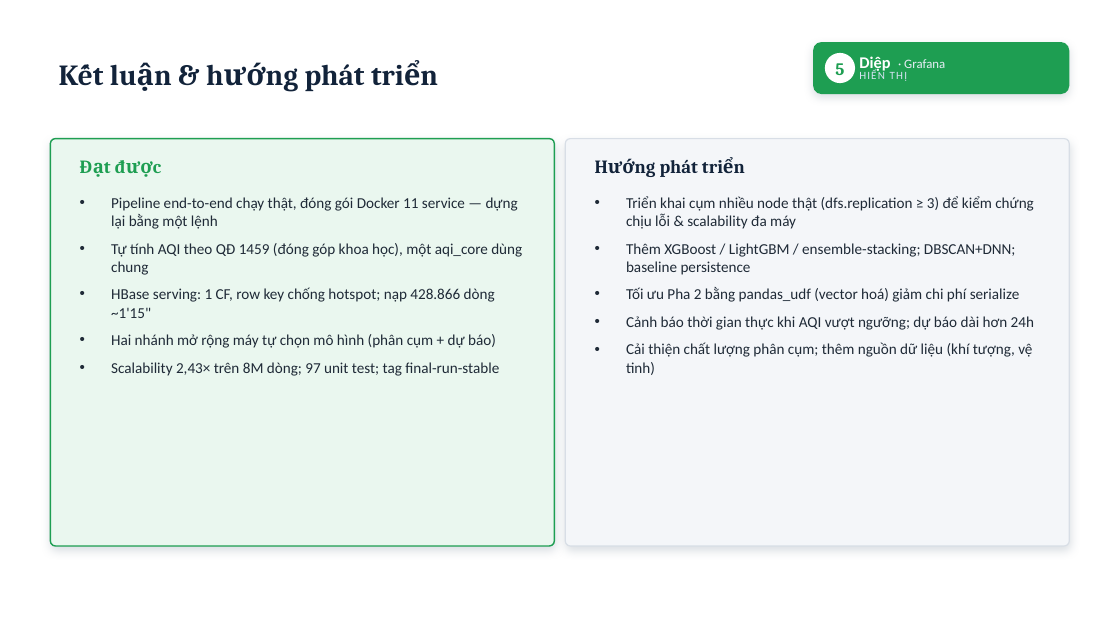
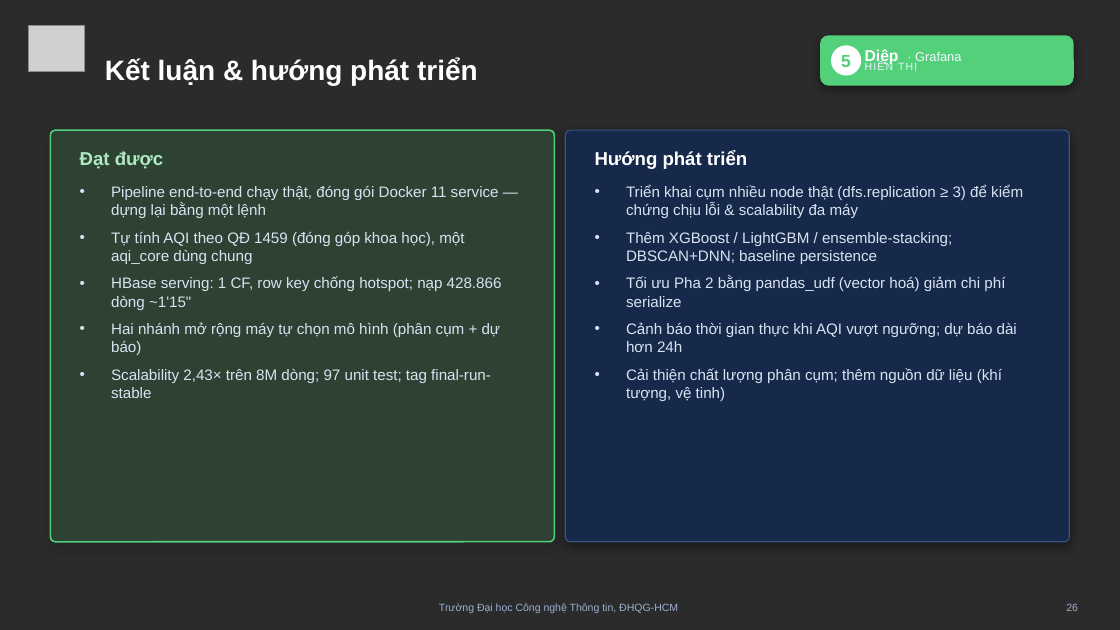
Before and after one commit to khuyn110400/big-data-aqi, a slide deck: slide 26 of docs/slides/Slide_ThuyetTrinh_AQI.pptx (slide 25 before the commit). Drawn at 1120x630 pixels with LibreOffice and Linux fonts; fonts in the diff are those of the drawing; grey boxes stand for pictures; background and template pictures are left out; a plain dark background stands for a picture behind light text. Boxes give left, top, right and bottom in pixels: in the first picture for what was removed or moved away, otherwise in the second. Text is boxed around its words. In the diff, an @@ line names an element or a change of style, - is before the commit and + after.

```diff
--- a/docs/slides/Slide_ThuyetTrinh_AQI.pptx
+++ b/docs/slides/Slide_ThuyetTrinh_AQI.pptx
@@ background #FFFFFF to picture (left out) @@
@@ picture added at box(29, 25, 84, 71) @@
@@ text "Kết luận & hướng phát ...": place and size @@
-text "Kết luận & hướng phát ..." at box(305, 64, 365, 91)
+text "Kết luận & hướng phát ..." at box(105, 58, 478, 85)
@@ text "Kết luận & hướng phát ..." at box(105, 58, 478, 85): size 25 to 24 pt, font Cambria to Arial, text colour #12233A to #FFFFFF @@
@@ rounded rectangle: place and size @@
-rounded rectangle at box(813, 42, 1070, 94)
+rounded rectangle at box(820, 35, 1074, 86)
@@ rounded rectangle at box(820, 35, 1074, 86): fill #1E9E52 to #53D07A; shadow changed; proportions changed @@
@@ 2 texts, 1 ellipse: place and size @@
-2 texts, 1 ellipse at box(825, 53, 907, 83)
+2 texts, 1 ellipse at box(831, 45, 917, 76)
@@ text "5" at box(841, 55, 851, 67): font Cambria to Arial, text colour #1E9E52 to #53D07A @@
@@ text "Diệp · Grafana": place and size @@
-text "Diệp · Grafana" at box(859, 56, 890, 73)
+text "Diệp · Grafana" at box(865, 49, 899, 65)
@@ text "Diệp · Grafana" at box(865, 49, 899, 65): size 14 to 13.5 pt in "Diệp"; font Calibri to Arial; text colour #E8EEF6 to #F2F7FF in "· Grafana" @@
@@ text "HIỂN THỊ" at box(865, 62, 917, 72): size 9.5 to 9 pt, font Calibri to Arial, text colour #D6E2F2 to #EAF2FF @@
@@ rounded rectangle: place and size @@
-rounded rectangle at box(50, 139, 555, 546)
+rounded rectangle at box(50, 130, 555, 542)
@@ rounded rectangle at box(50, 130, 555, 542): fill #EAF7EF to #53D07A at 16% opacity; outline #D8DEE6 1 pt to #53D07A 1.3 pt; shadow changed @@
@@ rounded rectangle removed at box(50, 139, 555, 546) @@
@@ text "Đạt được": place and size @@
-text "Đạt được" at box(71, 150, 534, 183)
+text "Đạt được" at box(80, 151, 163, 169)
@@ text "Đạt được" at box(80, 151, 163, 169): font Cambria to Arial, text colour #1E9E52 to #AEE9C1 @@
@@ rounded rectangle: place and size @@
-rounded rectangle at box(565, 139, 1070, 546)
+rounded rectangle at box(565, 130, 1070, 542)
@@ rounded rectangle at box(565, 130, 1070, 542): fill #F4F6F9 to #16294A; outline #D8DEE6 1 pt to #3A557F 1 pt; shadow changed @@
@@ text "Hướng phát triển": place and size @@
-text "Hướng phát triển" at box(660, 160, 698, 177)
+text "Hướng phát triển" at box(595, 150, 747, 169)
@@ text "Hướng phát triển" at box(595, 150, 747, 169): font Cambria to Arial, text colour #12233A to #FFFFFF @@
@@ text "Pipeline end-to-end chạy thật, đóng ...": place and size @@
-text "Pipeline end-to-end chạy thật, đóng ..." at box(111, 197, 522, 376)
+text "Pipeline end-to-end chạy thật, đóng ..." at box(111, 186, 502, 398)
@@ text "Pipeline end-to-end chạy thật, đóng ..." at box(111, 186, 502, 398): font Calibri to Arial, text colour #1F2A37 to #D8E2F1 @@
@@ text "Triển khai cụm nhiều node ..." at box(626, 185, 1023, 401): font Calibri to Arial, text colour #1F2A37 to #D8E2F1 @@
@@ text "Triển khai cụm nhiều node ...": place and size @@
-text "Triển khai cụm nhiều node ..." at box(626, 196, 1034, 375)
+text "Triển khai cụm nhiều node ..." at box(626, 185, 1023, 401)
@@ text added at box(439, 603, 678, 613), 9 pt, text #9BB0CE @@
+Trường Đại học Công nghệ Thông tin, ĐHQG-HCM
@@ text added at box(1066, 603, 1078, 611), 9 pt, text #9BB0CE @@
+26
```
Also in this commit, not shown: 25 other slides changed, 2 slides added.
